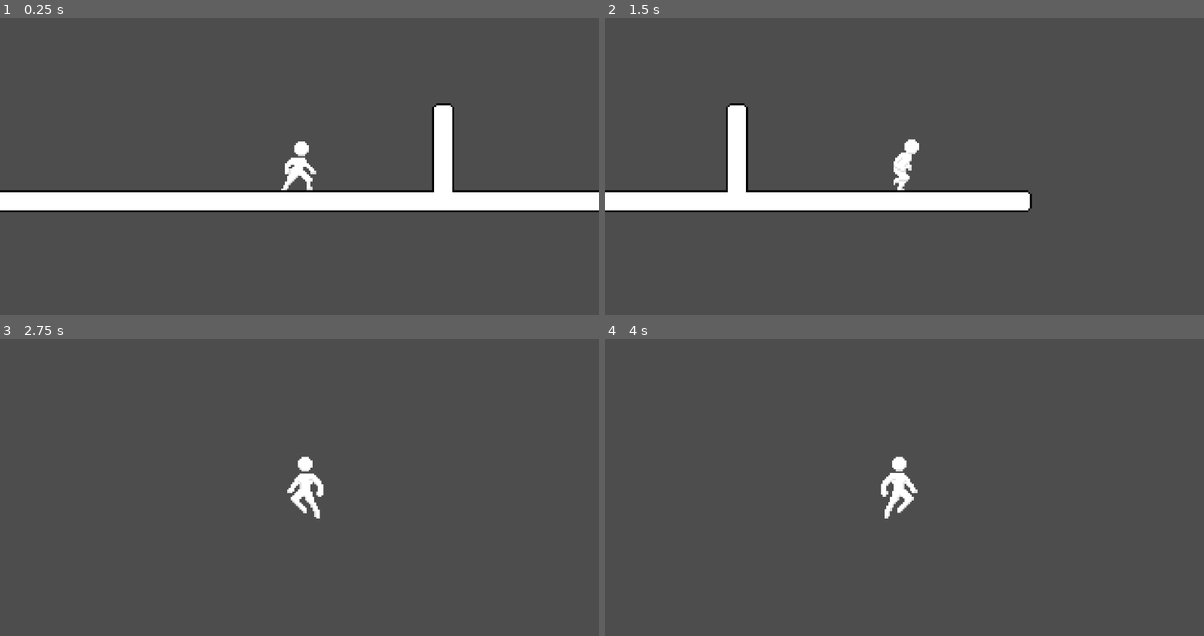
Above: before the commit, frames 1-4 (two rows, left to right).
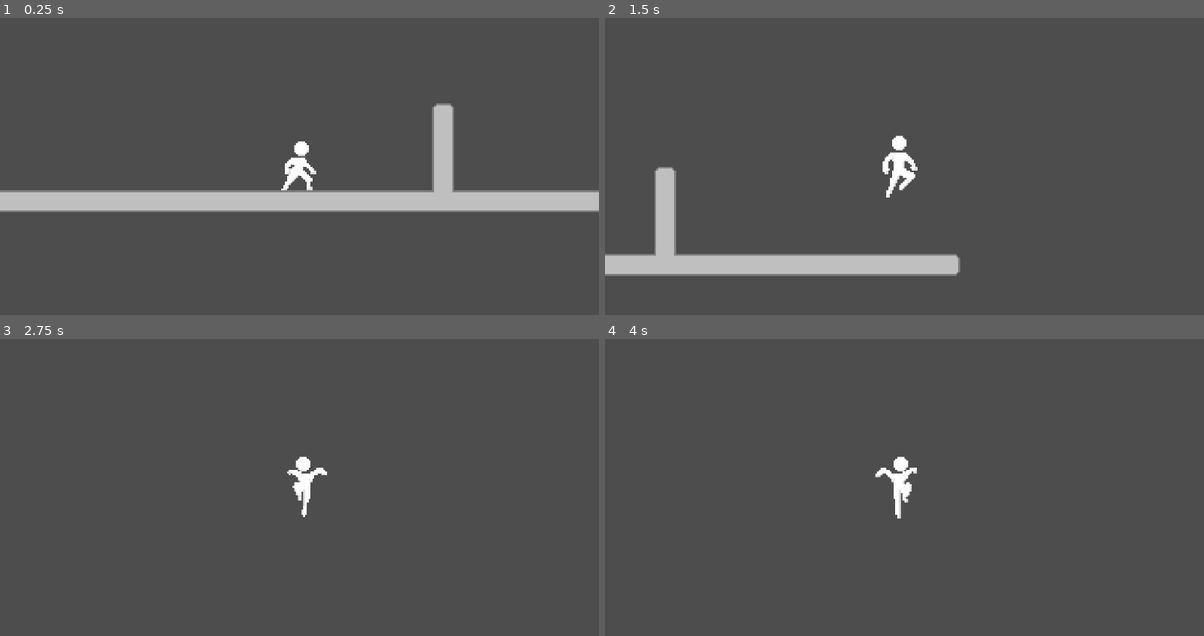
Above: after the commit, the same moments.

Repository: Dar1806/BNW
Game: Godot game, scene res://assets/scenes/game.tscn
Same seed, same stepped clock (60 frames per second), same inputs: the game is played once before the commit and once after it.
Inputs:
- Up to frame 1 (0.25 s): no input
- Up to frame 2 (1.5 s): tap Enter at 0.5 s; hold D (right) from 0.53 s (still down); tap Space (jump) at 0.6, 0.77, 1.07, 1.35 s
- Up to frame 3 (2.75 s): tap Space (jump) at 1.52, 1.82, 2.1 s; release D (right) at 2.03 s; hold A (left) from 2.03 s (still down)
- Up to frame 4 (4 s): release A (left) at 2.78 s; hold D (right) from 2.78 s (still down); tap Space (jump) at 2.85, 3.02, 3.32, 3.6, 3.77 s

The runs differ from the first frame. In frame 1, 8.6% of the frame differs, in the area x 0-100%, y 28-66%; in frame 2, 12%, in the area x 0-72%, y 28-87%; in frame 3, 0.5%; in frame 4, 0.5%.

Commit message:
Acceleration Friction et Jump Anim en fonction de l'etat du saut

Diff:
--- a/bnw/assets/scenes/white_player.tscn
+++ b/bnw/assets/scenes/white_player.tscn
@@ -1,6 +1,6 @@
-[gd_scene load_steps=31 format=3 uid="uid://dkhxpy6ipfe3l"]
-
-[ext_resource type="Script" uid="uid://7m4xrem6psxm" path="res://white_player.gd" id="1_s3s6w"]
+[gd_scene load_steps=32 format=3 uid="uid://dkhxpy6ipfe3l"]
+
+[ext_resource type="Script" uid="uid://7m4xrem6psxm" path="res://scripts/white_player.gd" id="1_s3s6w"]
 [ext_resource type="Texture2D" uid="uid://bv0e6dtnvf1oa" path="res://assets/sprites/sprites white/White Jump.png" id="2_svqn4"]
 [ext_resource type="Texture2D" uid="uid://i2q1fiqeu6vc" path="res://assets/sprites/sprites white/White Run.png" id="3_xjj66"]
 [ext_resource type="Texture2D" uid="uid://dmaxmrlys3vi6" path="res://assets/sprites/sprites white/White Stand.png" id="4_1o731"]
@@ -8,6 +8,22 @@
 [sub_resource type="RectangleShape2D" id="RectangleShape2D_w0rrt"]
 size = Vector2(15, 26)
 
+[sub_resource type="AtlasTexture" id="AtlasTexture_s3s6w"]
+atlas = ExtResource("2_svqn4")
+region = Rect2(240, 0, 48, 48)
+
+[sub_resource type="AtlasTexture" id="AtlasTexture_1o731"]
+atlas = ExtResource("2_svqn4")
+region = Rect2(288, 0, 48, 48)
+
+[sub_resource type="AtlasTexture" id="AtlasTexture_svqn4"]
+atlas = ExtResource("2_svqn4")
+region = Rect2(144, 0, 48, 48)
+
+[sub_resource type="AtlasTexture" id="AtlasTexture_xjj66"]
+atlas = ExtResource("2_svqn4")
+region = Rect2(192, 0, 48, 48)
+
 [sub_resource type="AtlasTexture" id="AtlasTexture_0qdug"]
 atlas = ExtResource("2_svqn4")
 region = Rect2(0, 0, 48, 48)
@@ -19,18 +35,6 @@
 [sub_resource type="AtlasTexture" id="AtlasTexture_qadk2"]
 atlas = ExtResource("2_svqn4")
 region = Rect2(96, 0, 48, 48)
-
-[sub_resource type="AtlasTexture" id="AtlasTexture_0ev17"]
-atlas = ExtResource("2_svqn4")
-region = Rect2(144, 0, 48, 48)
-
-[sub_resource type="AtlasTexture" id="AtlasTexture_d4h78"]
-atlas = ExtResource("2_svqn4")
-region = Rect2(192, 0, 48, 48)
-
-[sub_resource type="AtlasTexture" id="AtlasTexture_wnf5g"]
-atlas = ExtResource("2_svqn4")
-region = Rect2(240, 0, 48, 48)
 
 [sub_resource type="AtlasTexture" id="AtlasTexture_2gsfj"]
 atlas = ExtResource("3_xjj66")
@@ -108,6 +112,28 @@
 animations = [{
 "frames": [{
 "duration": 1.0,
+"texture": SubResource("AtlasTexture_s3s6w")
+}, {
+"duration": 1.0,
+"texture": SubResource("AtlasTexture_1o731")
+}],
+"loop": true,
+"name": &"jumpdown",
+"speed": 10.0
+}, {
+"frames": [{
+"duration": 1.0,
+"texture": SubResource("AtlasTexture_svqn4")
+}, {
+"duration": 1.0,
+"texture": SubResource("AtlasTexture_xjj66")
+}],
+"loop": true,
+"name": &"jumpmid",
+"speed": 10.0
+}, {
+"frames": [{
+"duration": 1.0,
 "texture": SubResource("AtlasTexture_0qdug")
 }, {
 "duration": 1.0,
@@ -115,18 +141,9 @@
 }, {
 "duration": 1.0,
 "texture": SubResource("AtlasTexture_qadk2")
-}, {
-"duration": 1.0,
-"texture": SubResource("AtlasTexture_0ev17")
-}, {
-"duration": 1.0,
-"texture": SubResource("AtlasTexture_d4h78")
-}, {
-"duration": 1.0,
-"texture": SubResource("AtlasTexture_wnf5g")
-}],
-"loop": true,
-"name": &"jump",
+}],
+"loop": true,
+"name": &"jumpup",
 "speed": 10.0
 }, {
 "frames": [{
@@ -206,5 +223,5 @@
 
 [node name="Animations" type="AnimatedSprite2D" parent="."]
 sprite_frames = SubResource("SpriteFrames_ay851")
-animation = &"stand"
+animation = &"jumpdown"
 autoplay = "stand"
--- a/bnw/project.godot
+++ b/bnw/project.godot
@@ -20,6 +20,7 @@
 jump={
 "deadzone": 0.2,
 "events": [Object(InputEventKey,"resource_local_to_scene":false,"resource_name":"","device":-1,"window_id":0,"alt_press …(191 unchanged characters)…
+, Object(InputEventKey,"resource_local_to_scene":false,"resource_name":"","device":-1,"window_id":0,"alt_pressed":false,"shift_pressed":false,"ctrl_pressed":false,"meta_pressed":false,"pressed":false,"keycode":0,"physical_keycode":87,"key_label":0,"unicode":119,"location":0,"echo":false,"script":null)
 ]
 }
 left={
--- /dev/null
+++ b/bnw/scripts/white_player.gd
@@ -0,0 +1,43 @@
+extends CharacterBody2D
+
+@export var speed: float = 250.0
+@export var accel_smooth: float = 8.0
+@export var friction_smooth: float = 25.0
+@export var jump_velocity: float = -320.0
+
+@onready var animated_sprite: AnimatedSprite2D = $Animations
+
+func _physics_process(delta: float) -> void:
+	if not is_on_floor():
+		velocity += get_gravity() * delta
+
+	var direction: float = Input.get_axis("left", "right")
+	var target_x: float = direction * speed
+
+	if direction != 0.0:
+		velocity.x = lerpf(velocity.x, target_x, accel_smooth * delta)
+	else:
+		velocity.x = lerpf(velocity.x, 0.0, friction_smooth * delta)
+
+	if Input.is_action_just_pressed("jump") and is_on_floor():
+		velocity.y = jump_velocity
+
+	move_and_slide()
+
+	if direction > 0.0:
+		animated_sprite.flip_h = false
+	elif direction < 0.0:
+		animated_sprite.flip_h = true
+
+	if is_on_floor():
+		if abs(velocity.x) < 10.0:
+			animated_sprite.play("stand")
+		else:
+			animated_sprite.play("run")
+	else:
+		if velocity.y < -80.0:
+			animated_sprite.play("jumpup")
+		elif velocity.y > -80.0 && velocity.y < 80.0 :
+			animated_sprite.play("jumpmid")
+		elif velocity.y > 80.0 :
+			animated_sprite.play("jumpdown")
--- a/bnw/white_player.gd
+++ /dev/null
@@ -1,38 +0,0 @@
-extends CharacterBody2D
-
-
-const SPEED = 180.0
-const JUMP_VELOCITY = -300.0
-
-@onready var animated_sprite = $Animations
-
-func _physics_process(delta: float) -> void:
-	# Add the gravity.
-	if not is_on_floor():
-		velocity += get_gravity() * delta
-
-	# Handle jump.
-	if Input.is_action_just_pressed("jump") and is_on_floor():
-		velocity.y = JUMP_VELOCITY
-
-	# Get the input direction and handle the movement/deceleration.
-	# As good practice, you should replace UI actions with custom gameplay actions.
-	var direction := Input.get_axis("left", "right")
-	if direction:
-		velocity.x = direction * SPEED
-	else:
-		velocity.x = move_toward(velocity.x, 0, SPEED)
-
-	if direction > 0:
-		animated_sprite.flip_h = false
-	elif direction < 0:
-		animated_sprite.flip_h = true
-
-	if is_on_floor():
-		if direction == 0:
-			animated_sprite.play("stand")
-		else:
-			animated_sprite.play("run")
-	else:
-		animated_sprite.play("jump")
-	move_and_slide()
Binary file changed: bnw/assets/sprites/Map_Tileset.png
Binary file changed: bnw/assets/sprites/sprites white/White Jump.png
Renamed: bnw/white_player.gd.uid -> bnw/scripts/white_player.gd.uid
